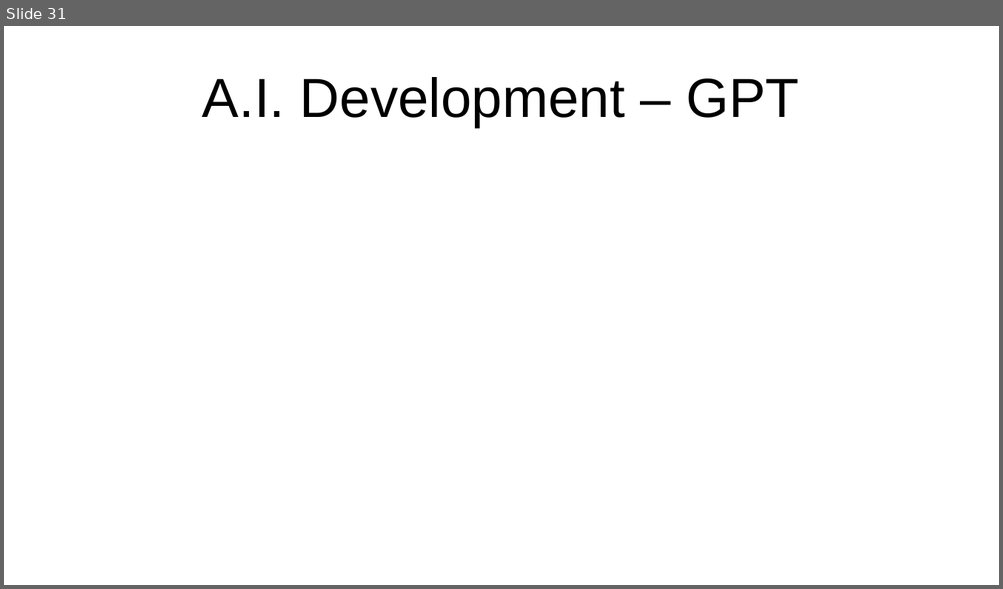
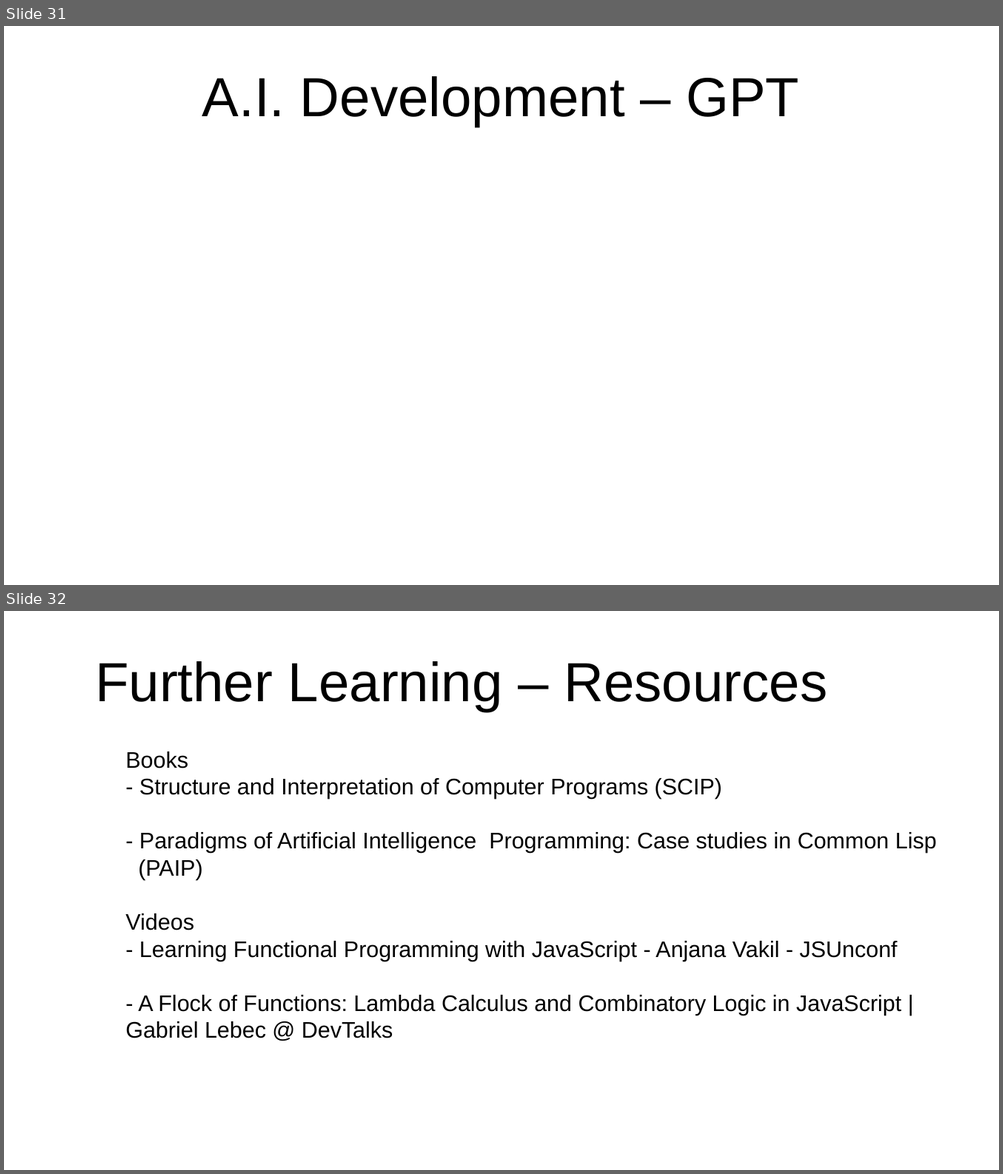
Before and after one commit to marcus-yeagle/react-tutorial, a slide deck: React 101.pptx. Shown one above the other, each under a label of ours: slide 31 before the commit, slides 31 and 32 after it. The pictures are 1003x589 and 1003x1174 pixels, drawn with LibreOffice and Linux fonts; fonts in the diff are those of the drawing. Boxes give left, top, right and bottom in pixels: in the first picture for what was removed or moved away, otherwise in the second. Text is boxed around its words. In the diff, an @@ line names an element or a change of style, - is before the commit and + after.

Commit message:
pptx resources

```diff
--- a/React 101.pptx
+++ b/React 101.pptx
@@ slide 32 added at box(4, 611, 999, 1170), background #FFFFFF @@
@@ title added at box(95, 661, 827, 712), 44 pt, text #000000 @@
+Further Learning – Resources
@@ text added at box(125, 752, 936, 1039), 18 pt, text #000000 @@
+Books
+- Structure and Interpretation of Computer Programs (SCIP)
+- Paradigms of Artificial Intelligence Programming: Case studies in Common Lisp
+(PAIP)
+Videos
+- Learning Functional Programming with JavaScript - Anjana Vakil - JSUnconf
+- A Flock of Functions: Lambda Calculus and Combinatory Logic in JavaScript | Gabriel Lebec @ DevTalks
```
Also in this commit, not shown: 1 slide changed, 1 other slide added, 1 other file.
